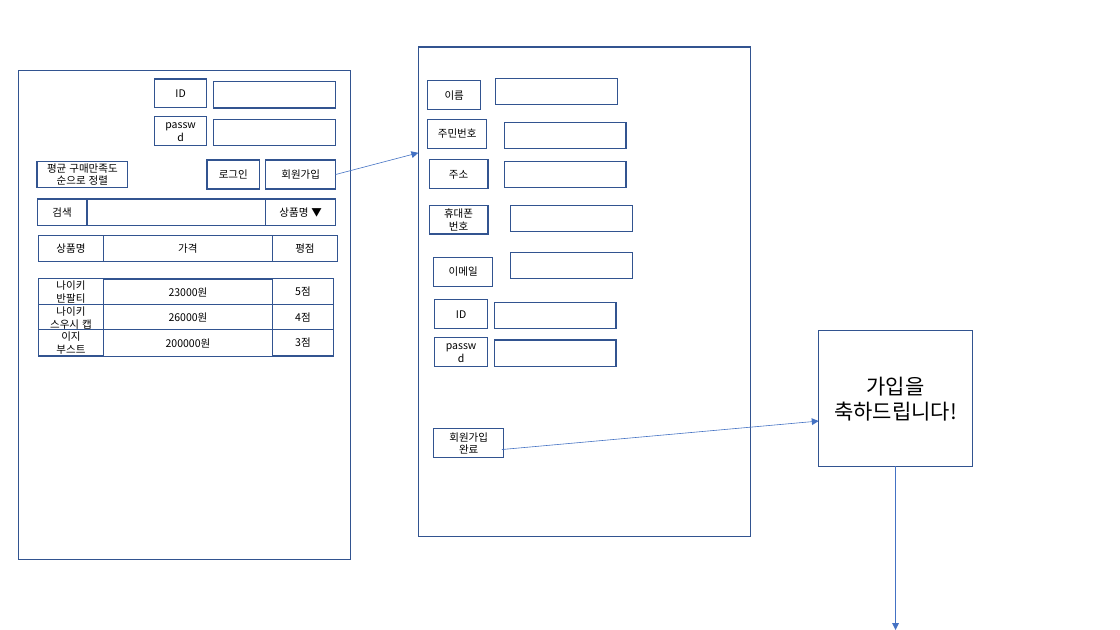
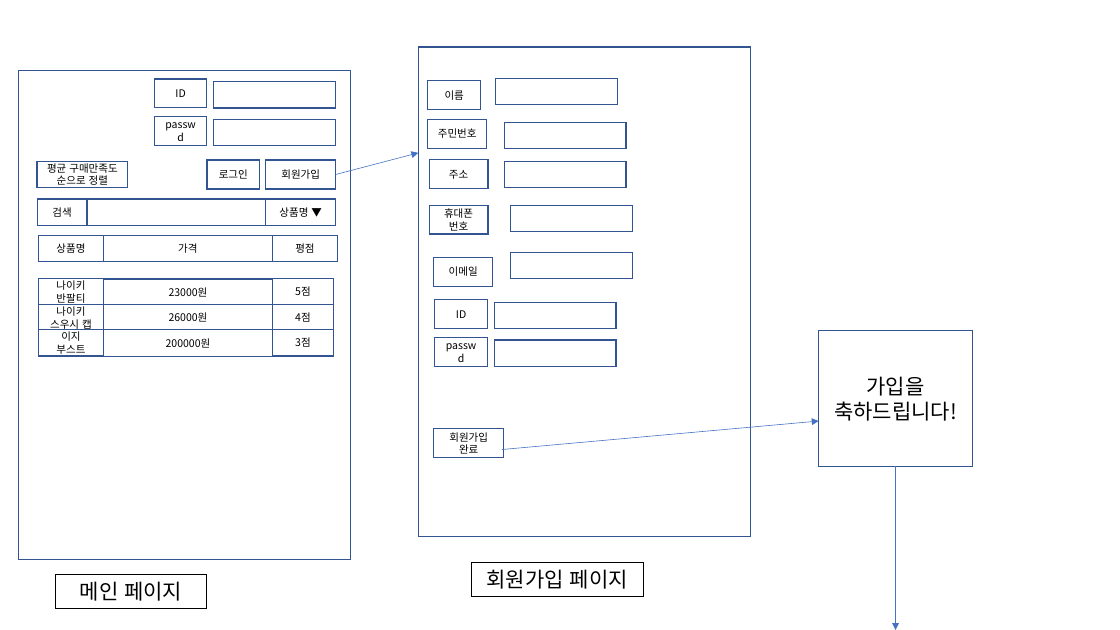
Before and after one commit to bradbrad97/SE, a slide deck: slide 2 of 과제1/merge/UI_Design.pptx. Drawn at 1120x630 pixels with LibreOffice and Linux fonts; fonts in the diff are those of the drawing. Boxes give left, top, right and bottom in pixels: in the first picture for what was removed or moved away, otherwise in the second. Text is boxed around its words. In the diff, an @@ line names an element or a change of style, - is before the commit and + after.

```diff
--- a/과제1/merge/UI_Design.pptx
+++ b/과제1/merge/UI_Design.pptx
@@ rectangle added at (471,563,644,597), outline #000000 0.75 pt, 18 pt, text #000000 @@
+회원가입 페이지
@@ rectangle added at (55,575,208,608), outline #000000 0.75 pt, 18 pt, text #000000 @@
+메인 페이지
```
Also in this commit, not shown: 7 other slides changed, 1 slide added.
